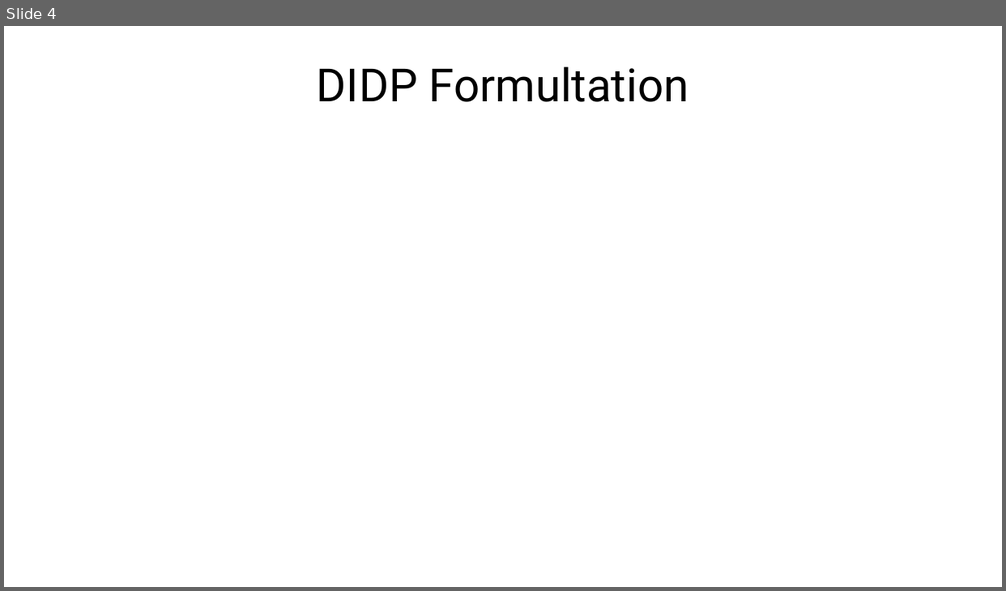
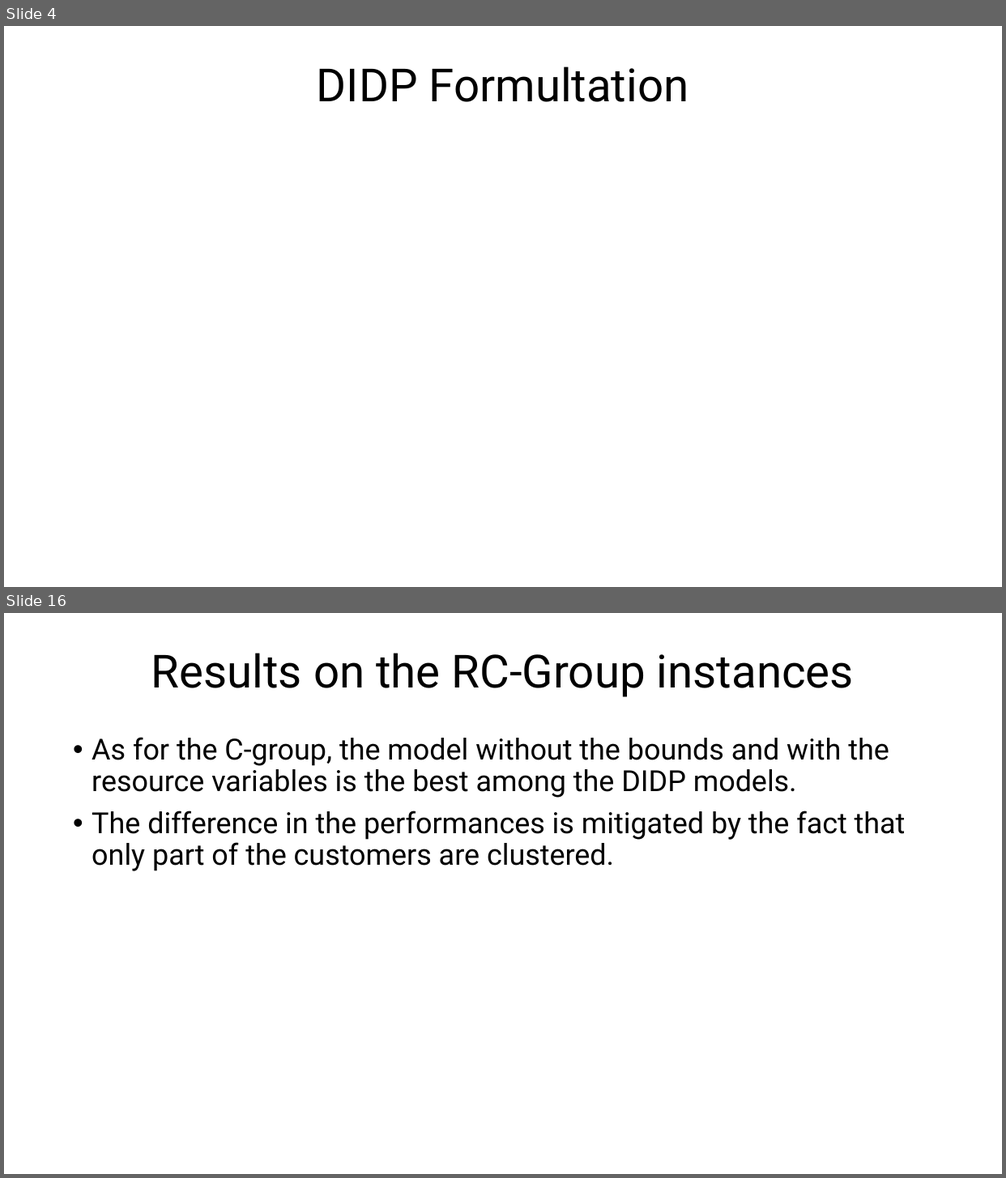
Before and after one commit to FabioGiordana/DIDP-On-Routing-Problems, a slide deck: cvrptw/CVRP-TW.pptx. Shown one above the other, each under a label of ours: slide 4 before the commit, slides 4 and 16 after it; the slides between them are not shown. The pictures are 1006x591 and 1006x1178 pixels, drawn with LibreOffice and Linux fonts; fonts in the diff are those of the drawing; grey boxes stand for pictures. Boxes give left, top, right and bottom in pixels: in the first picture for what was removed or moved away, otherwise in the second. Text is boxed around its words. In the diff, an @@ line names an element or a change of style, - is before the commit and + after.

```diff
--- a/cvrptw/CVRP-TW.pptx
+++ b/cvrptw/CVRP-TW.pptx
@@ slide 16 added at box(4, 613, 1002, 1174), background #FFFFFF @@
@@ title added at box(151, 653, 854, 697), 44 pt, text #000000 @@
+Results on the RC-Group instances
@@ text added at box(91, 737, 906, 871), 28 pt, text #000000 @@
+• As for the C-group, the model without the bounds and with the resource variables is the best among the DIDP models.
+• The difference in the performances is mitigated by the fact that only part of the customers are clustered.
```
Also in this commit, not shown: 2 slides changed, 11 other slides added, 39 other files.
